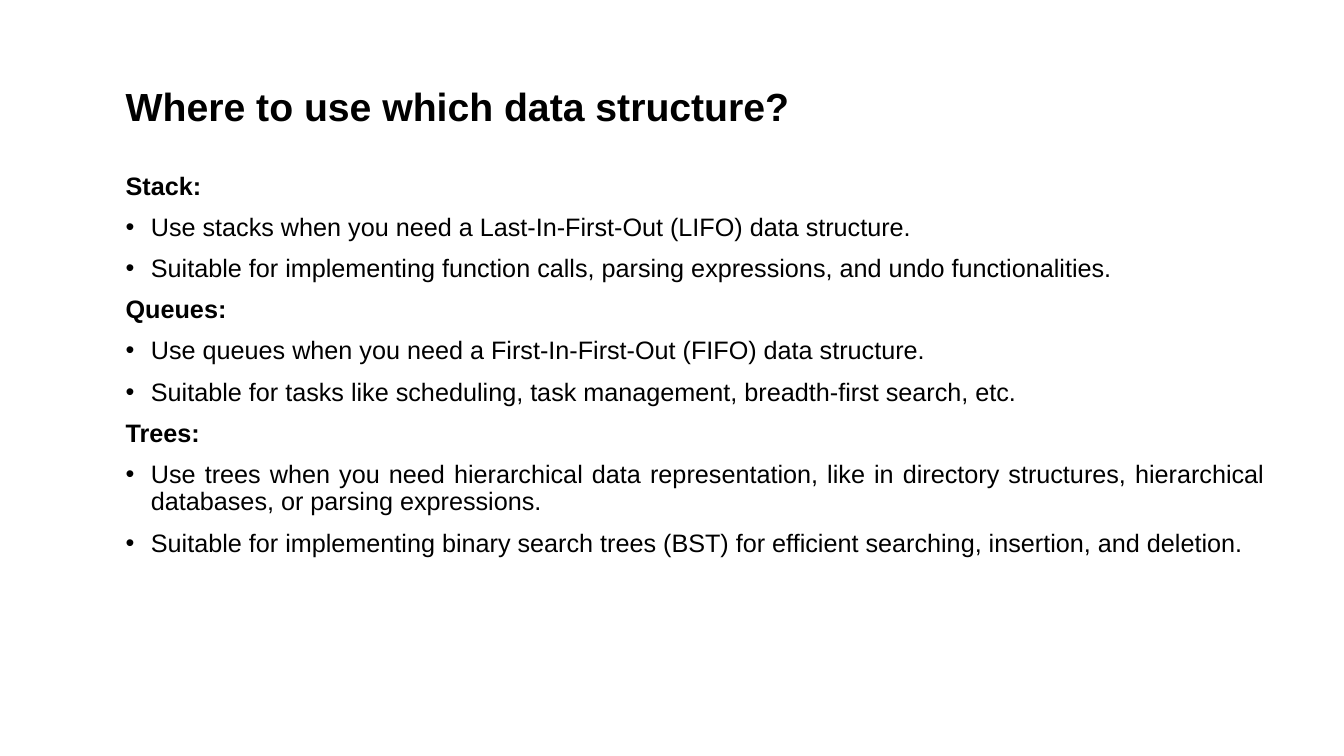
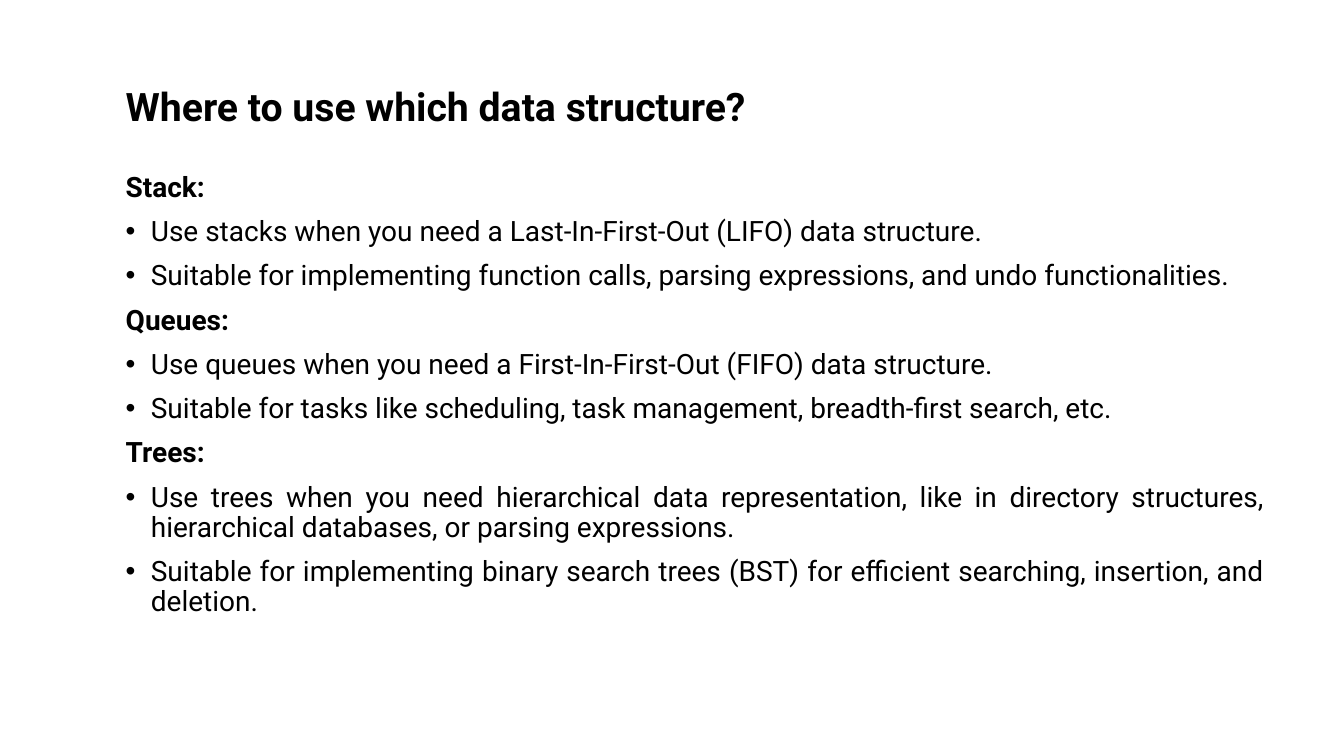
Before and after one commit to alaminbhuyan/DSA-In-Python, a slide deck: slide 9 of Data Structure & Algorithm PDF/DSA.pptx. Drawn at 1344x756 pixels with LibreOffice and Linux fonts; fonts in the diff are those of the drawing. Boxes give left, top, right and bottom in pixels: in the first picture for what was removed or moved away, otherwise in the second. Text is boxed around its words. In the diff, an @@ line names an element or a change of style, - is before the commit and + after.

```diff
--- a/Data Structure & Algorithm PDF/DSA.pptx
+++ b/Data Structure & Algorithm PDF/DSA.pptx
@@ text "Where to use which data ..." at (126,91,746,122): font Arial to Roboto @@
@@ text "Stack:" at (126,176,1264,612): size 18 to 20 pt, font Arial to Roboto @@
```
Also in this commit, not shown: 7 other slides changed.
